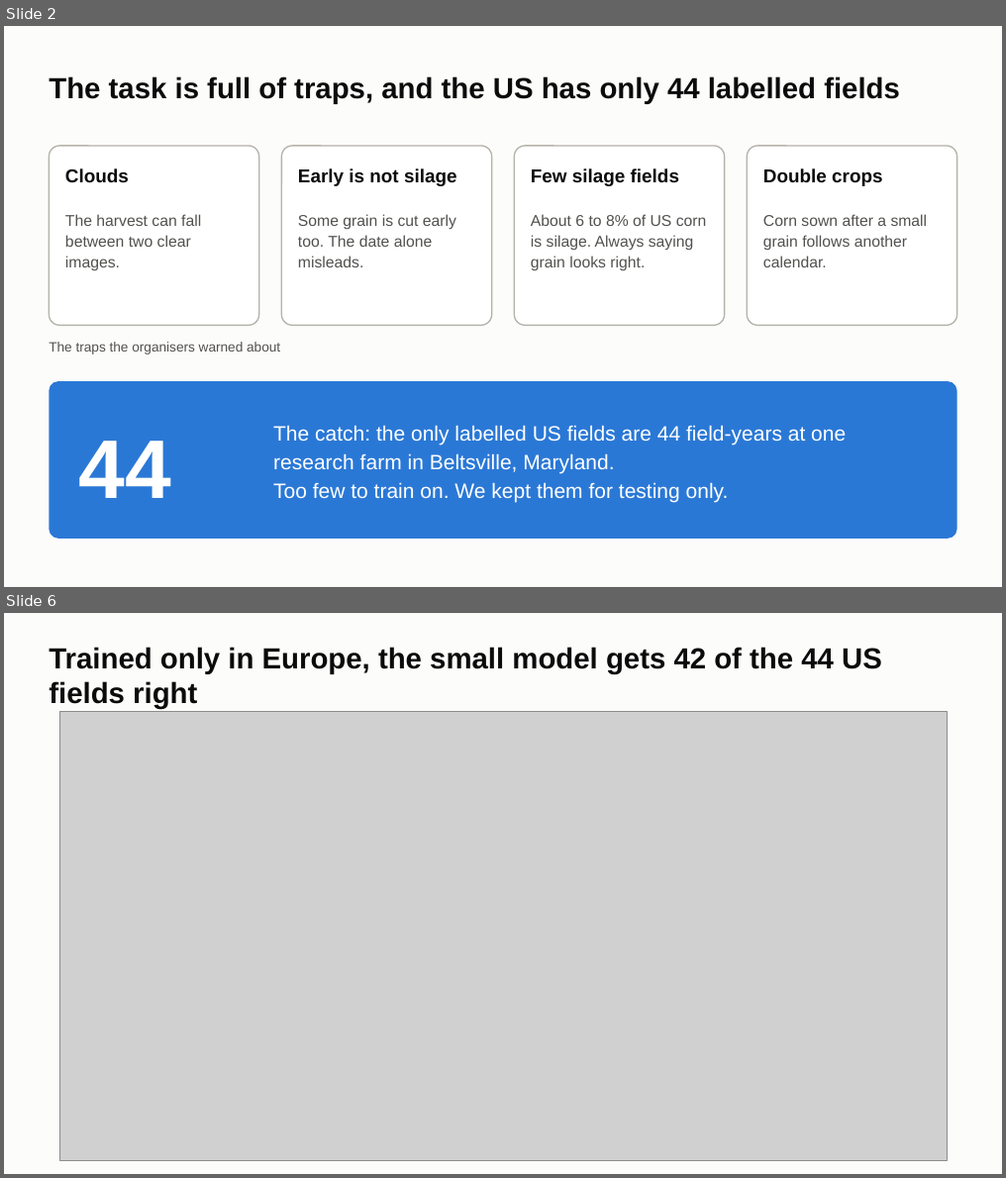
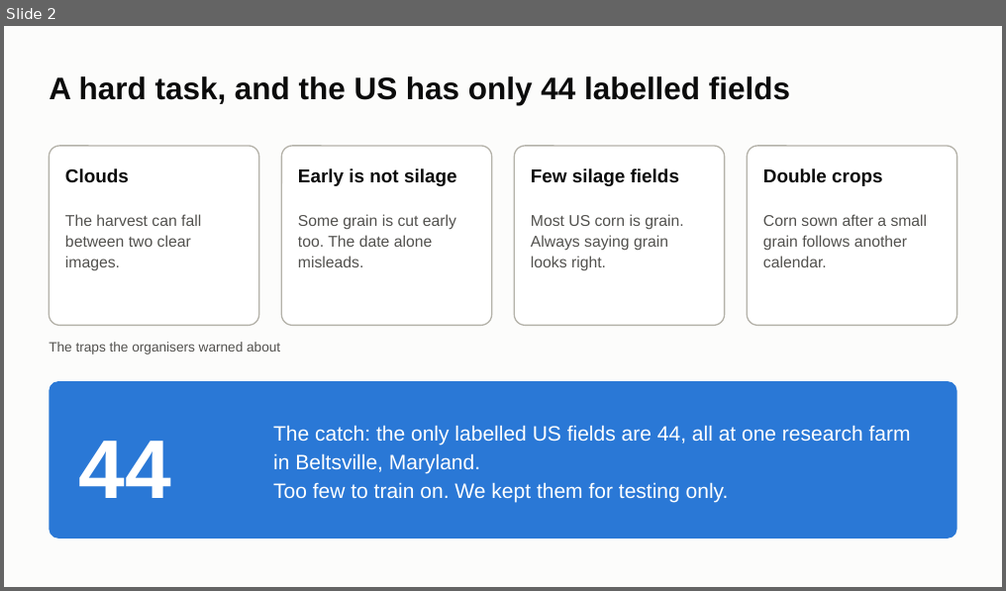
Before and after one commit to ChenSiyun1234/FieldVision, a slide deck: handoff/presentation/FieldVision_model_story.pptx. Shown one above the other, each under a label of ours: slides 2 and 6 before the commit, slide 2 after it; the slides between them are not shown. The pictures are 1006x1178 and 1006x591 pixels, drawn with LibreOffice and Linux fonts; fonts in the diff are those of the drawing; grey boxes stand for pictures. Boxes give left, top, right and bottom in pixels: in the first picture for what was removed or moved away, otherwise in the second. Text is boxed around its words. In the diff, an @@ line names an element or a change of style, - is before the commit and + after.

```diff
--- a/handoff/presentation/FieldVision_model_story.pptx
+++ b/handoff/presentation/FieldVision_model_story.pptx
@@ slide 6 removed at (4, 613, 1002, 1174), background #FCFCFB @@
@@ title removed at (49, 647, 882, 709) @@
-Trained only in Europe, the small model gets 42 of the 44 US fields right
@@ picture removed at (59, 712, 946, 1161) @@
@@ slide 2 changed as well @@
@@ title at (49, 76, 790, 105): text changed; size 28 to 30 pt @@
-The task is full of traps, and the US has only 44 labelled fields
+A hard task, and the US has only 44 labelled fields
@@ text at (531, 214, 683, 272): text changed @@
-About 6 to 8% of US corn is silage. Always saying grain looks right.
+Most US corn is grain. Always saying grain looks right.
@@ text at (273, 425, 911, 474): text changed @@
-The catch: the only labelled US fields are 44 field-years at one research farm in Beltsville, Maryland.
+The catch: the only labelled US fields are 44, all at one research farm in Beltsville, Maryland.
```
Also in this commit, not shown: 6 other slides changed, 5 slides added, 7 other slides removed, 2 other files.
